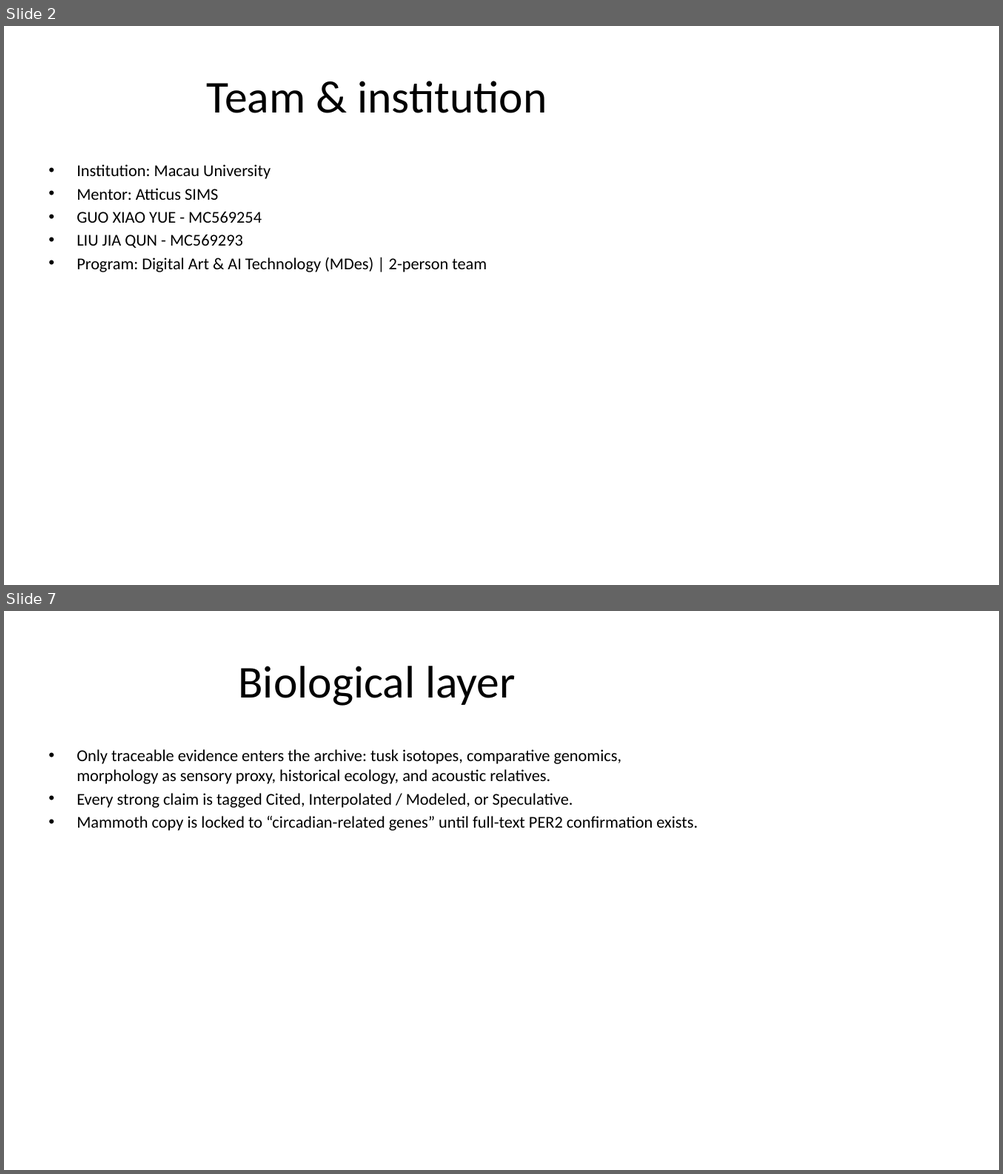
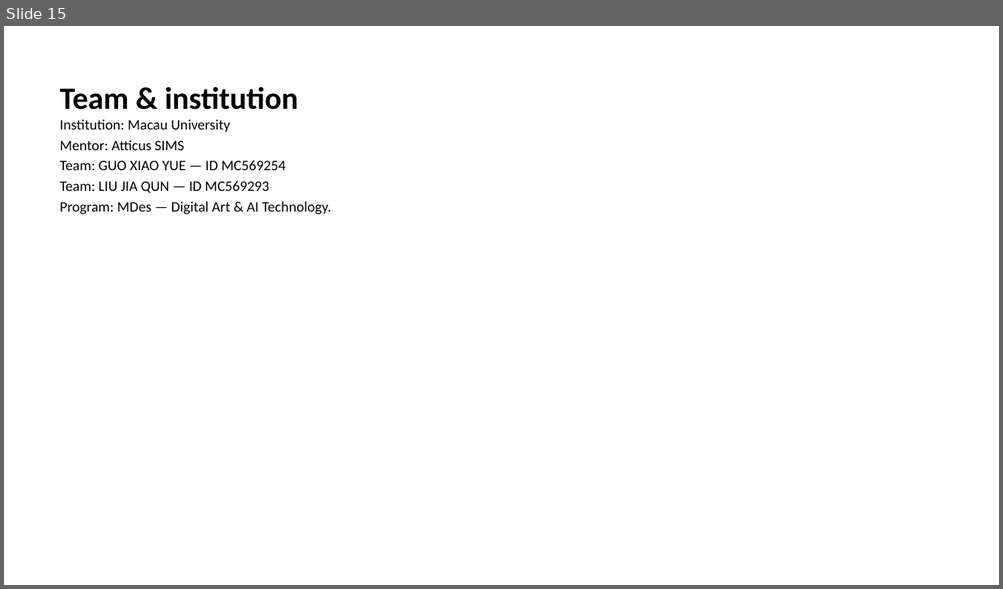
Before and after one commit to macaumonsoon/Biodesign-Project, a slide deck: slides/export/Archive_of_Extinction_Final_BDC2026.pptx. Shown one above the other, each under a label of ours: slides 2 and 7 before the commit, slide 15 after it; the slides between them are not shown. The pictures are 1003x1174 and 1003x589 pixels, drawn with LibreOffice and Linux fonts; fonts in the diff are those of the drawing. Boxes give left, top, right and bottom in pixels: in the first picture for what was removed or moved away, otherwise in the second. Text is boxed around its words. In the diff, an @@ line names an element or a change of style, - is before the commit and + after.

```diff
--- a/slides/export/Archive_of_Extinction_Final_BDC2026.pptx
+++ b/slides/export/Archive_of_Extinction_Final_BDC2026.pptx
@@ slide 7 removed at (4,611,999,1170), background #FFFFFF @@
@@ title removed at (238,666,515,706) @@
-Biological layer
@@ text removed at (77,749,697,831) @@
-• Only traceable evidence enters the archive: tusk isotopes, comparative genomics, morphology as sensory proxy, historical ecology, and acoustic relatives.
-• Every strong claim is tagged Cited, Interpolated / Modeled, or Speculative.
-• Mammoth copy is locked to “circadian-related genes” until full-text PER2 confirmation exists.
@@ what was slide 2 is now slide 15 @@
@@ slide 15 changed as well @@
@@ text "Team & institution": place and size @@
-text "Team & institution" at (77,164,486,272)
+text "Team & institution" at (60,87,331,215)
@@ text at (60,87,298,110): paragraph added @@
+Team & institution
@@ title removed at (207,81,546,113) @@
-Team & institution
@@ text at (60,119,230,150): size 16 to 14 pt in "Institution: Macau University", "Mentor: Atticus SIMS"; bullet • to none @@
@@ text at (60,160,331,215): text changed; size 16 to 14 pt @@
-• GUO XIAO YUE - MC569254
-• LIU JIA QUN - MC569293
-• Program: Digital Art & AI Technology (MDes) | 2-person team
+Team: GUO XIAO YUE — ID MC569254
+Team: LIU JIA QUN — ID MC569293
+Program: MDes — Digital Art & AI Technology.
```
Also in this commit, not shown: 2 other slides changed, 49 slides added, 17 other slides removed, 1 other file.
